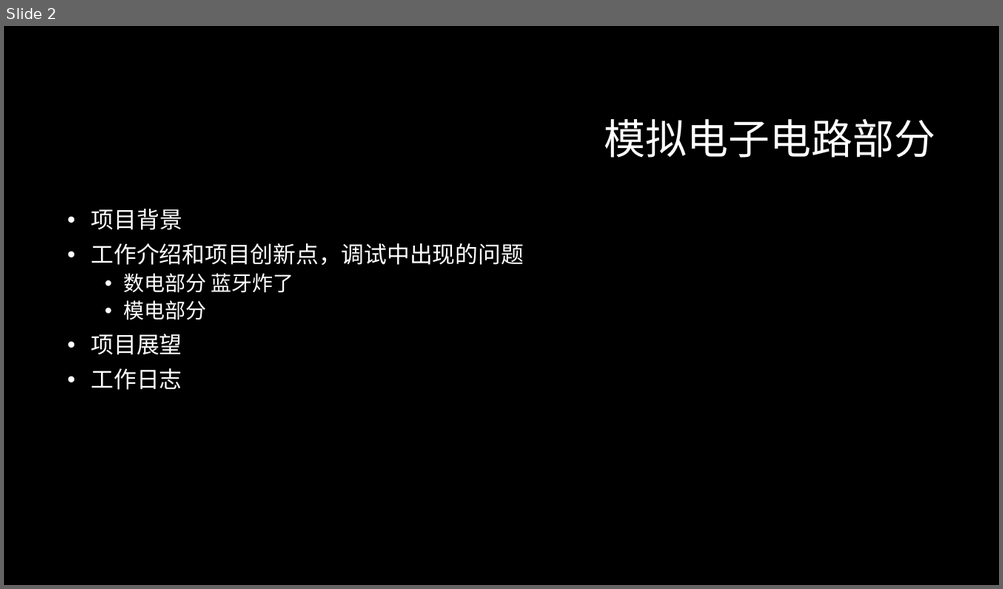
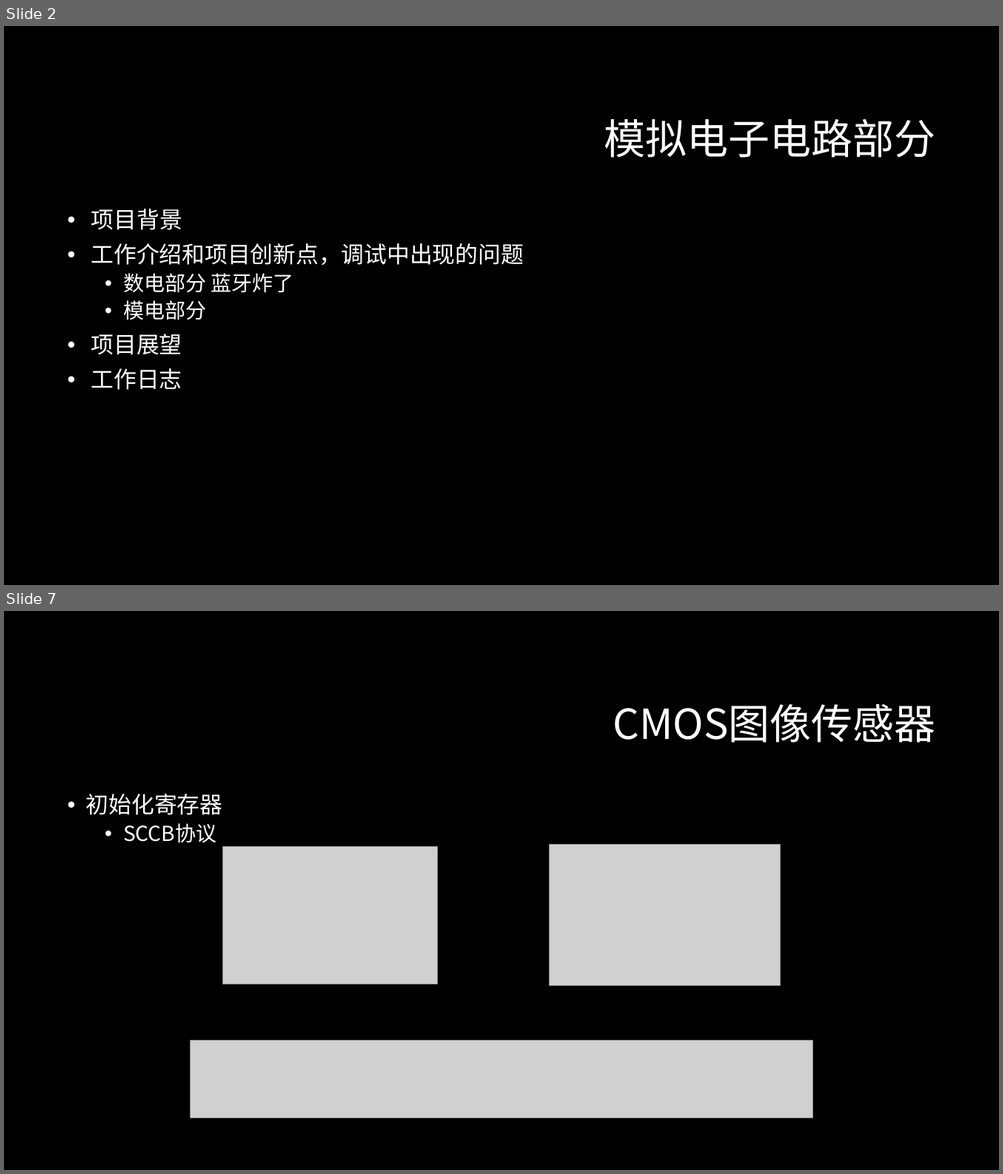
Before and after one commit to ZeroWeight/Project-of-Electronic-Circuits, a slide deck: report/final/final.pptx. Shown one above the other, each under a label of ours: slide 2 before the commit, slides 2 and 7 after it; the slides between them are not shown. The pictures are 1003x589 and 1003x1174 pixels, drawn with LibreOffice and Linux fonts; fonts in the diff are those of the drawing; grey boxes stand for pictures; background and template pictures are left out. Boxes give left, top, right and bottom in pixels: in the first picture for what was removed or moved away, otherwise in the second. Text is boxed around its words. In the diff, an @@ line names an element or a change of style, - is before the commit and + after.

```diff
--- a/report/final/final.pptx
+++ b/report/final/final.pptx
@@ slide 7 added at (4,611,999,1170), background #000000 @@
@@ title added at (613,704,936,743), 40 pt, text #FFFFFF @@
+CMOS图像传感器
@@ text added at (86,794,222,843), 22 pt, text #FFFFFF @@
+• 初始化寄存器
+  • SCCB协议
@@ picture added at (222,847,438,985) @@
@@ picture added at (549,846,780,986) @@
@@ picture added at (190,1041,813,1119) @@
```
Also in this commit, not shown: 7 other slides added.
